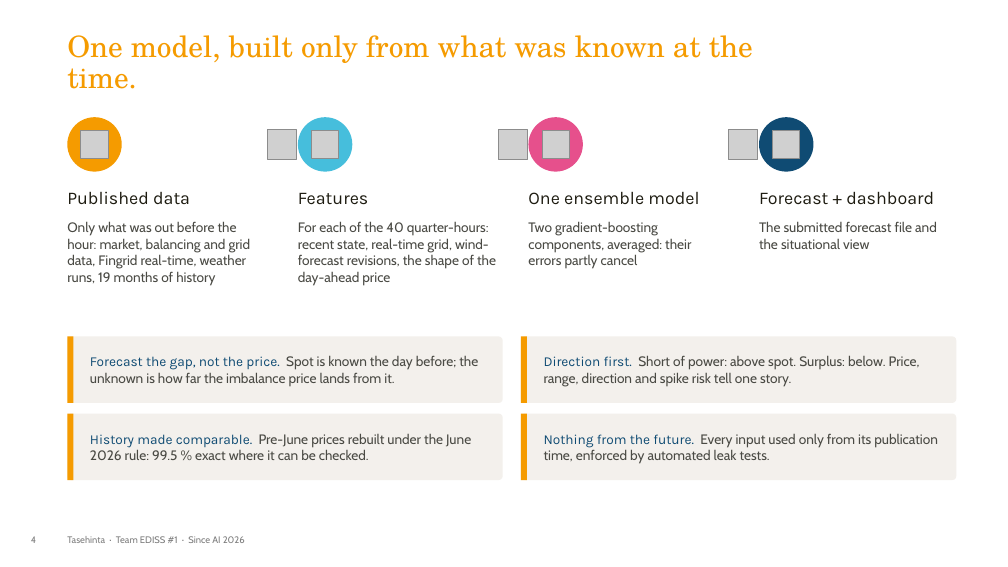
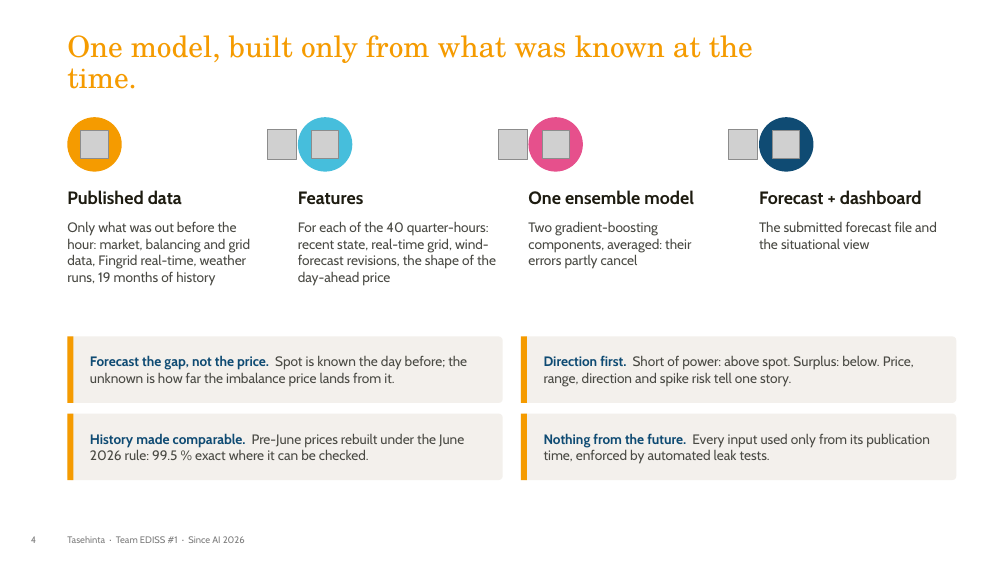
Before and after one commit to Rdog69/turku-energy-since-ai, a slide deck: slide 4 of deliverables/slides/tasehinta_pitch_deck.pptx. Drawn at 1008x567 pixels with LibreOffice and Linux fonts; fonts in the diff are those of the drawing; grey boxes stand for pictures; background and template pictures are left out. Boxes give left, top, right and bottom in pixels: in the first picture for what was removed or moved away, otherwise in the second. Text is boxed around its words. In the diff, an @@ line names an element or a change of style, - is before the commit and + after.

```diff
--- a/deliverables/slides/tasehinta_pitch_deck.pptx
+++ b/deliverables/slides/tasehinta_pitch_deck.pptx
@@ font Karla to Cabin, bold on in 4 elements at (67,190,182,205), (298,191,363,205), (528,190,694,204), (759,190,922,205) @@
@@ text "Forecast the gap, not the ..." at (90,355,467,386): font Karla to Cabin, bold on in "Forecast the gap, not the price." @@
@@ text "Direction first. Short of power: ..." at (544,355,914,387): font Karla to Cabin, bold on in "Direction first." @@
@@ text "History made comparable. Pre-June prices ..." at (90,433,464,460): font Karla to Cabin, bold on in "History made comparable." @@
@@ text "Nothing from the future. Every ..." at (544,433,930,464): font Karla to Cabin, bold on in "Nothing from the future." @@
```
Also in this commit, not shown: 4 other slides changed, 1 other file.
